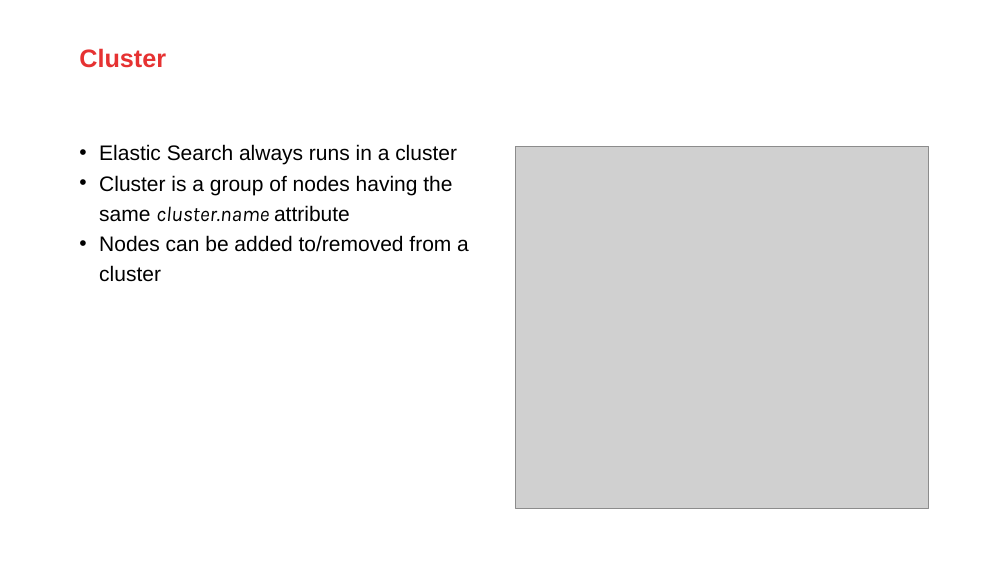
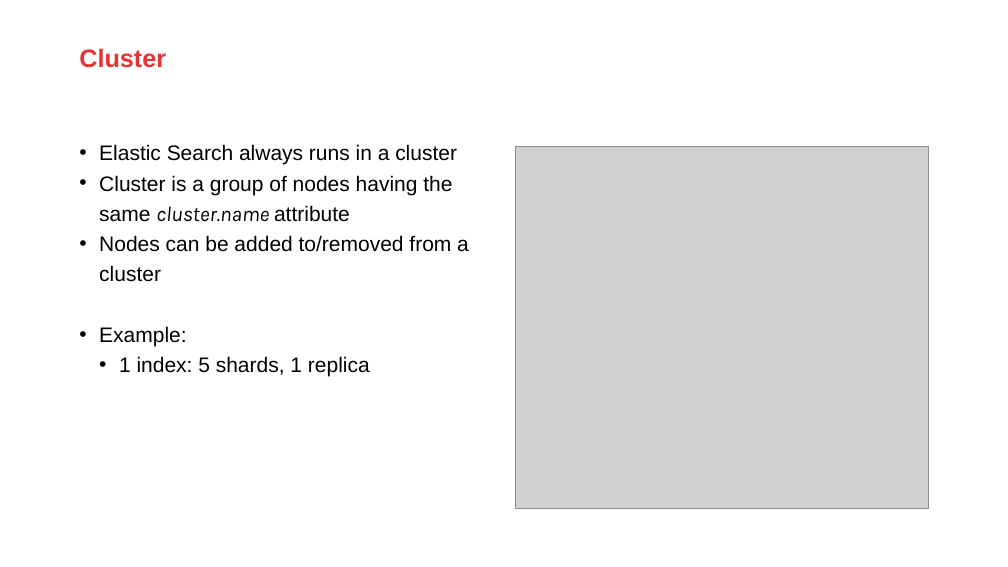
Before and after one commit to AMIS-Services/sig-elasticsearch-may2020, a slide deck: slide 9 of Elasticsearch.pptx (slide 10 before the commit). Drawn at 1008x567 pixels with LibreOffice and Linux fonts; fonts in the diff are those of the drawing; grey boxes stand for pictures; background and template pictures are left out. Boxes give left, top, right and bottom in pixels: in the first picture for what was removed or moved away, otherwise in the second. Text is boxed around its words. In the diff, an @@ line names an element or a change of style, - is before the commit and + after.

```diff
--- a/Elasticsearch.pptx
+++ b/Elasticsearch.pptx
@@ text at <box>99,326,370,377</box>: paragraphs added @@
+• Example:
+  • 1 index: 5 shards, 1 replica
```
Also in this commit, not shown: 4 other slides changed, 1 slide removed.
